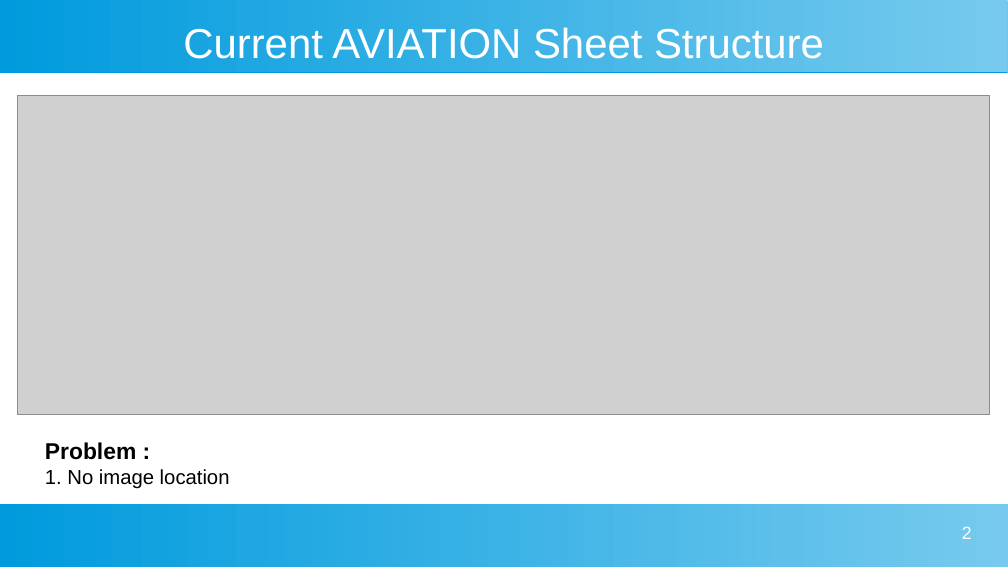
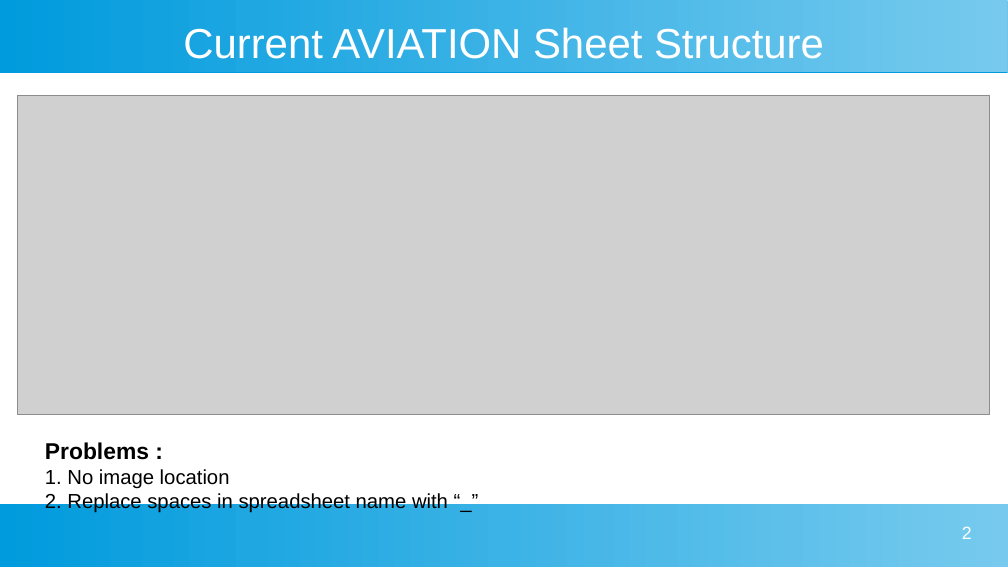
Before and after one commit to AdeHarrison/image-browser, a slide deck: slide 2 of Changes.odp. Drawn at 1008x567 pixels with LibreOffice and Linux fonts; fonts in the diff are those of the drawing; grey boxes stand for pictures. Boxes give left, top, right and bottom in pixels: in the first picture for what was removed or moved away, otherwise in the second. Text is boxed around its words. In the diff, an @@ line names an element or a change of style, - is before the commit and + after.

```diff
--- a/Changes.odp
+++ b/Changes.odp
@@ text at [45, 442, 149, 460]: text changed @@
-Problem :
+Problems :
@@ text at [45, 492, 448, 513]: paragraph added @@
+2. Replace spaces in spreadsheet name with “_”
```
Also in this commit, not shown: 1 other slide changed, 12 other files.
